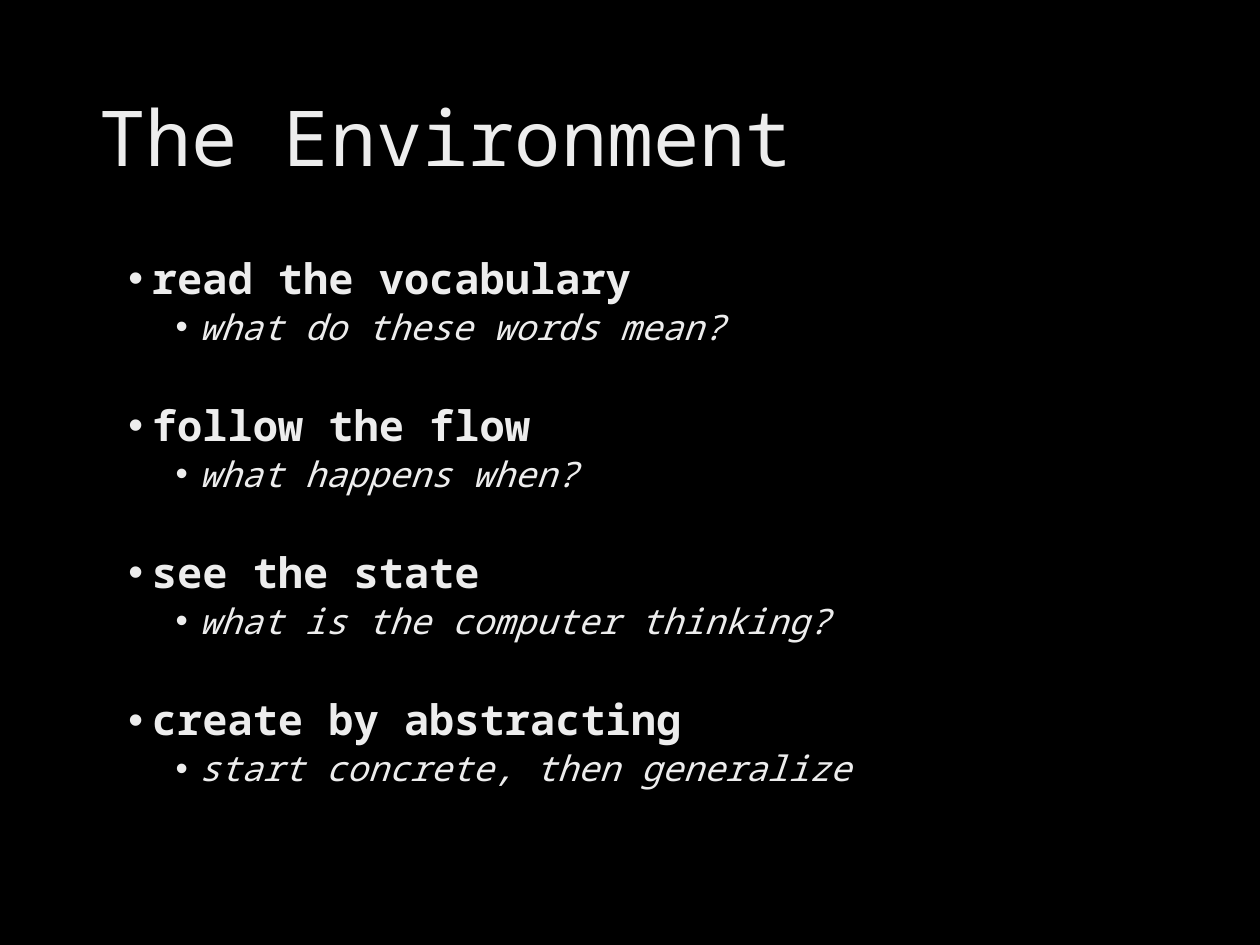
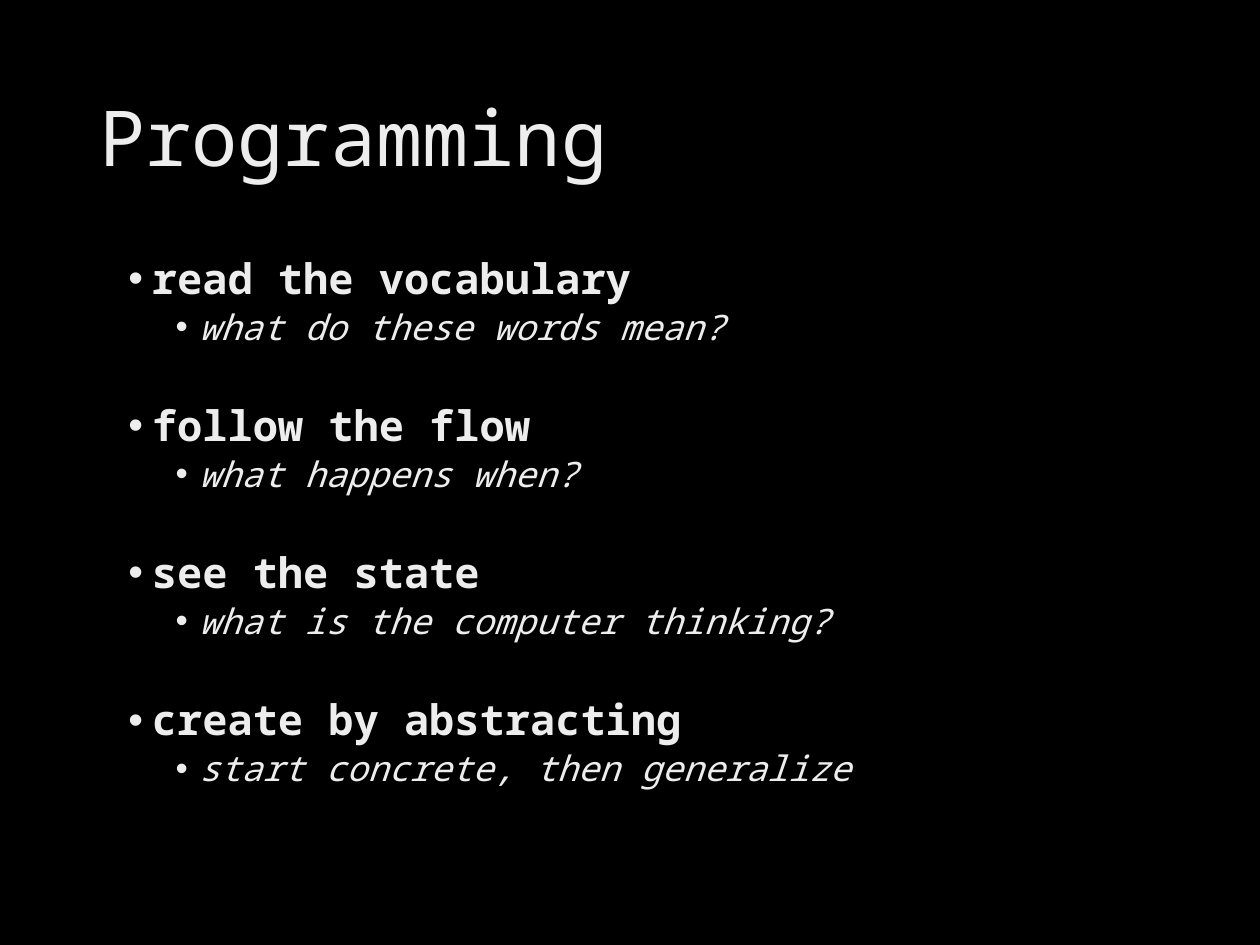
Before and after one commit to brevans/MPS_Workshop, a slide deck: slide 5 of presentations/intro python.pptx (slide 4 before the commit). Drawn at 1260x945 pixels with LibreOffice and Linux fonts; fonts in the diff are those of the drawing; background and template pictures are left out. Boxes give left, top, right and bottom in pixels: in the first picture for what was removed or moved away, otherwise in the second. Text is boxed around its words. In the diff, an @@ line names an element or a change of style, - is before the commit and + after.

```diff
--- a/presentations/intro python.pptx
+++ b/presentations/intro python.pptx
@@ title at (x1=99, y1=107, x2=607, y2=185): text changed @@
-The Environment
+Programming
```
Also in this commit, not shown: 6 other slides changed, 3 slides added.
